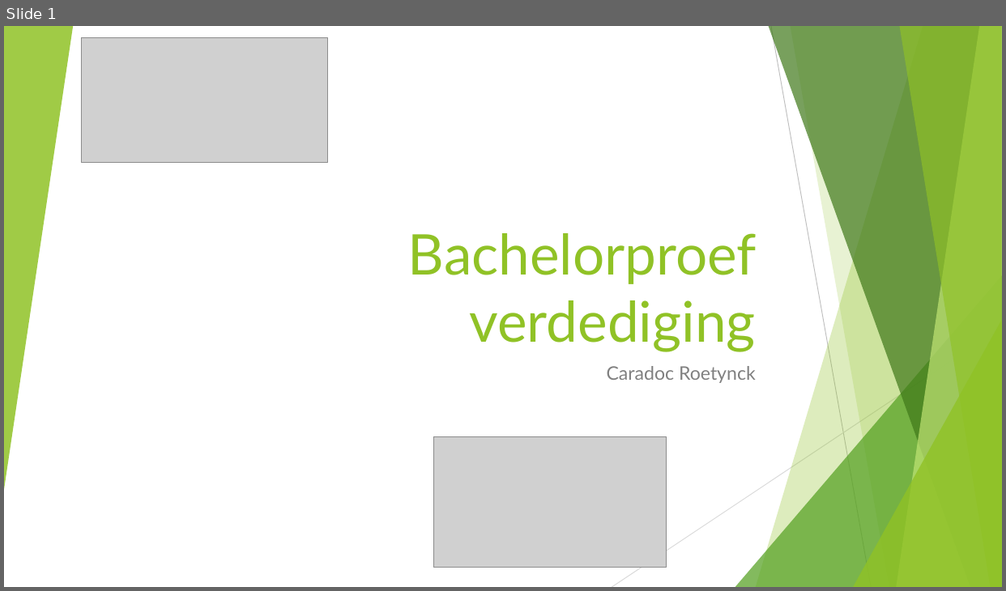
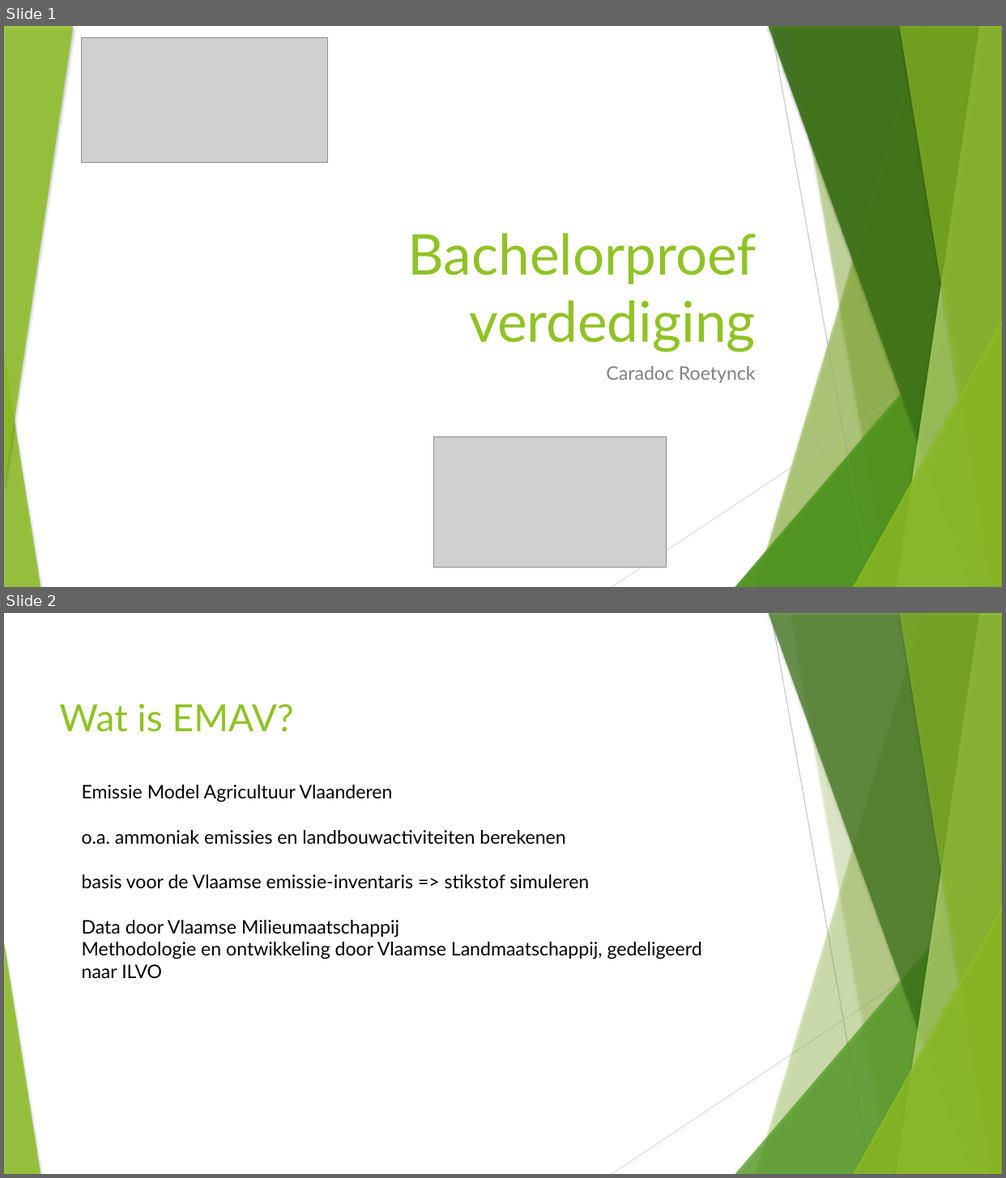
Before and after one commit to kodarakK/hogent-bachproef-caradocroetynck2526, a slide deck: Bachelorproef verdediging.pptx. Shown one above the other, each under a label of ours: slide 1 before the commit, slides 1 and 2 after it. The pictures are 1006x591 and 1006x1178 pixels, drawn with LibreOffice and Linux fonts; fonts in the diff are those of the drawing; grey boxes stand for pictures. Boxes give left, top, right and bottom in pixels: in the first picture for what was removed or moved away, otherwise in the second. Text is boxed around its words. In the diff, an @@ line names an element or a change of style, - is before the commit and + after.

```diff
--- a/Bachelorproef verdediging.pptx
+++ b/Bachelorproef verdediging.pptx
@@ slide 2 added at bbox=[4, 613, 1002, 1174], background #FFFFFF; not listed: 10 template elements that a slide beside it also shows @@
@@ title added at bbox=[59, 704, 294, 732], 36 pt, text #90C226 @@
+Wat is EMAV?
@@ text added at bbox=[82, 785, 702, 978], 18 pt, text #000000 @@
+Emissie Model Agricultuur Vlaanderen
+o.a. ammoniak emissies en landbouwactiviteiten berekenen
+basis voor de Vlaamse emissie-inventaris => stikstof simuleren
+Data door Vlaamse Milieumaatschappij
+Methodologie en ontwikkeling door Vlaamse Landmaatschappij, gedeligeerd naar ILVO
@@ slide 1 changed as well @@
@@ shadow on in 7 elements at bbox=[756, 26, 1002, 587], bbox=[735, 275, 1002, 587], bbox=[769, 26, 1002, 587], bbox=[897, 26, 1002, 587], bbox=[899, 26, 1002, 587], bbox=[853, 320, 1002, 587], bbox=[4, 26, 73, 490] @@
@@ freeform shape at bbox=[790, 26, 1002, 587]: shadow on; outline redrawn @@
@@ group added at bbox=[735, 26, 1002, 587]: 5 freeform shapes, 2 triangles @@
@@ triangle added at bbox=[4, 355, 40, 587], fill #90C226 at 85% opacity @@
```
Also in this commit, not shown: 11 other slides changed, 3 other slides added, 1 slide removed, 1 other file.
